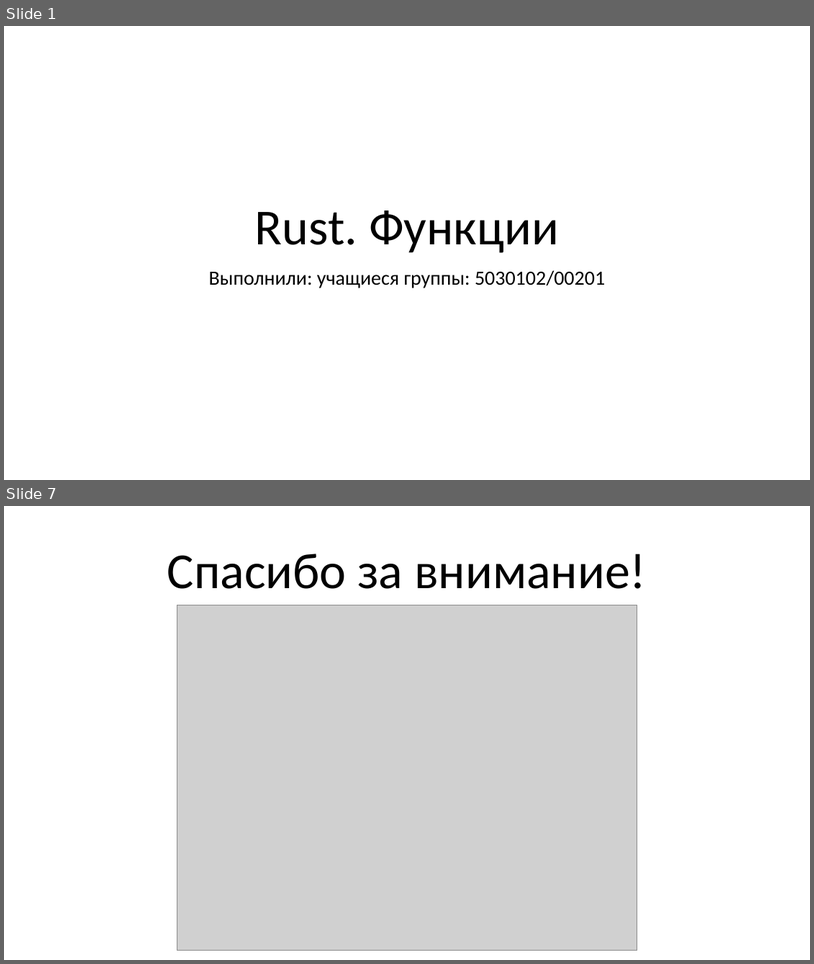
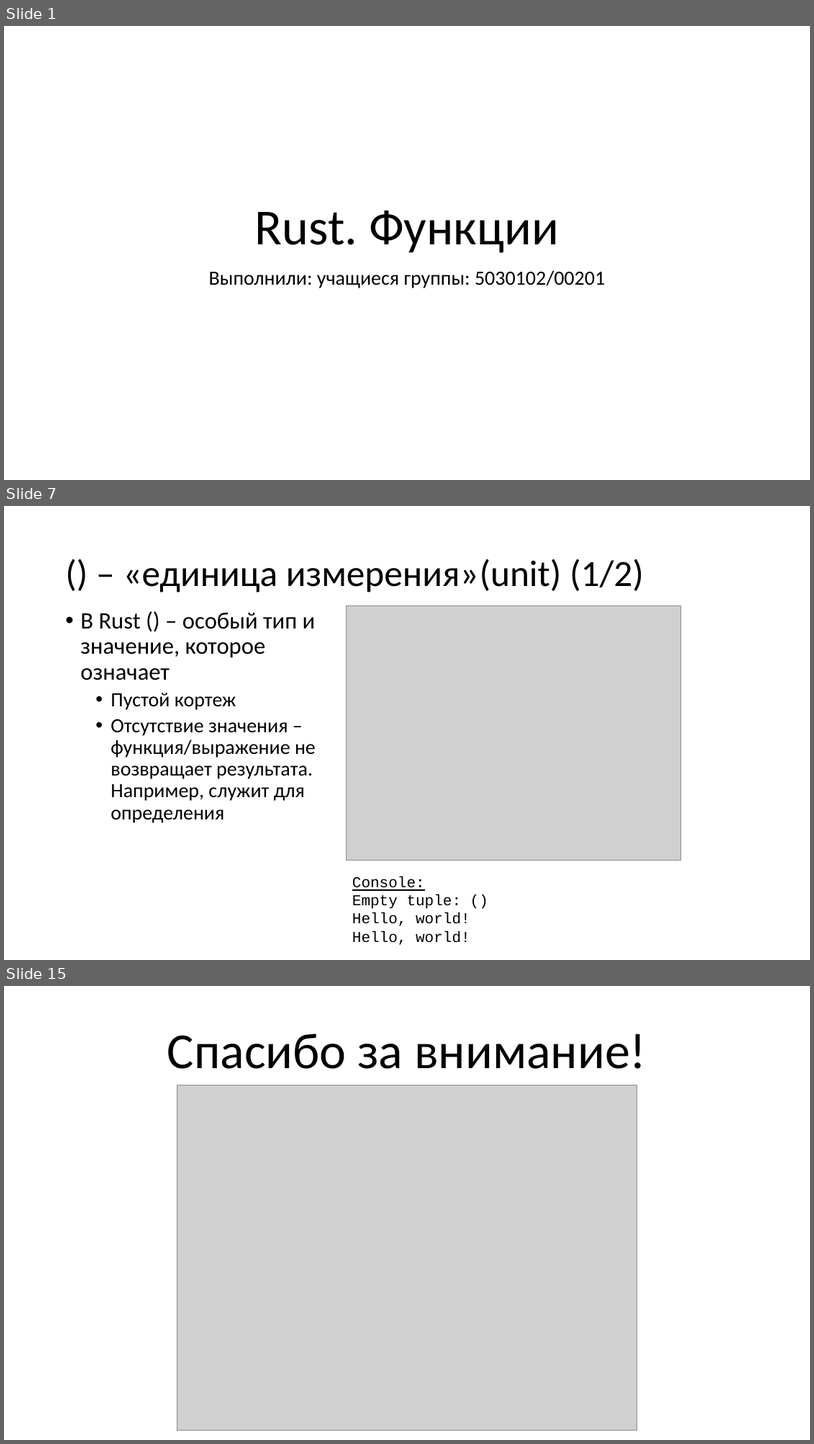
Before and after one commit to Katalien/New-programming-languages, a slide deck: reports/functions/functions.pptx. Shown one above the other, each under a label of ours: slides 1 and 7 before the commit, slides 1, 7 and 15 after it; the slides between them are not shown. The pictures are 814x964 and 814x1444 pixels, drawn with LibreOffice and Linux fonts; fonts in the diff are those of the drawing; grey boxes stand for pictures. Boxes give left, top, right and bottom in pixels: in the first picture for what was removed or moved away, otherwise in the second. Text is boxed around its words. In the diff, an @@ line names an element or a change of style, - is before the commit and + after.

```diff
--- a/reports/functions/functions.pptx
+++ b/reports/functions/functions.pptx
@@ slide 7 added at [4, 506, 810, 960], background #FFFFFF @@
@@ title added at [123, 559, 644, 592], 44 pt, text #000000 @@
+() – «единица измерения»(unit) (1/2)
@@ text added at [80, 612, 316, 823], 24 pt, text #000000 @@
+• В Rust () – особый тип и значение, которое означает
+  • Пустой кортеж
+  • Отсутствие значения – функция/выражение не возвращает результата. Например, служит для определения
@@ picture added at [347, 606, 682, 860] @@
@@ text added at [352, 876, 471, 944], 18 pt, text #000000 @@
+Console:
+Empty tuple: ()
+Hello, world!
+Hello, world!
@@ what was slide 7 is now slide 15 @@
```
Also in this commit, not shown: 2 slides changed, 10 other slides added, 3 slides removed, 2 other files.
